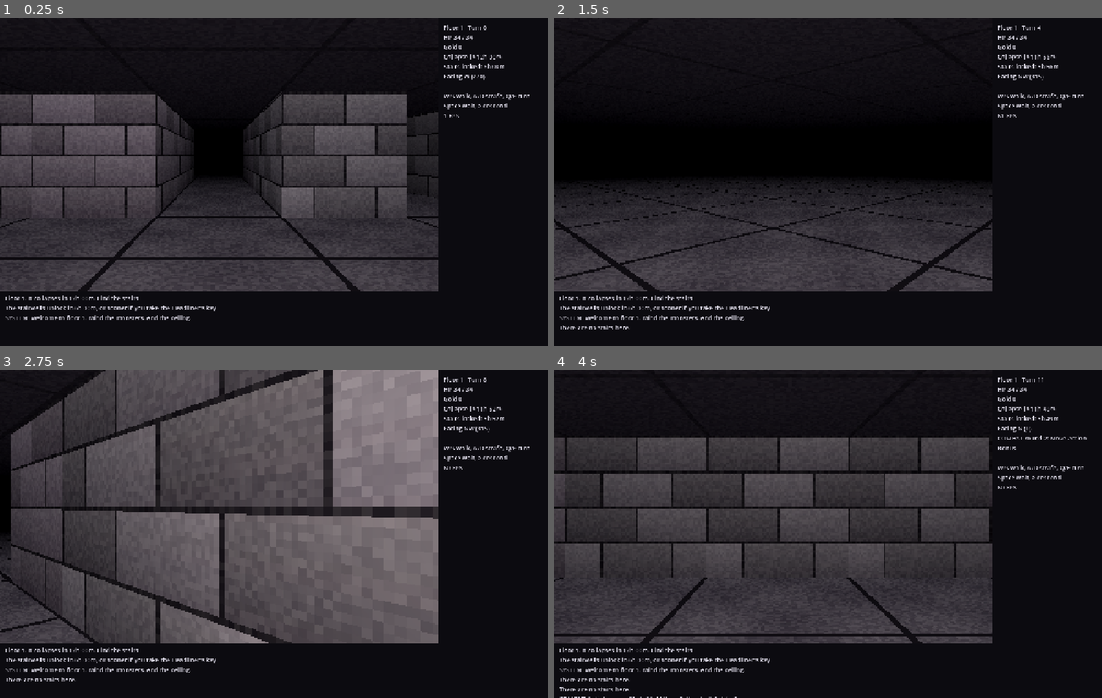
Above: before the commit, frames 1-4 (two rows, left to right).
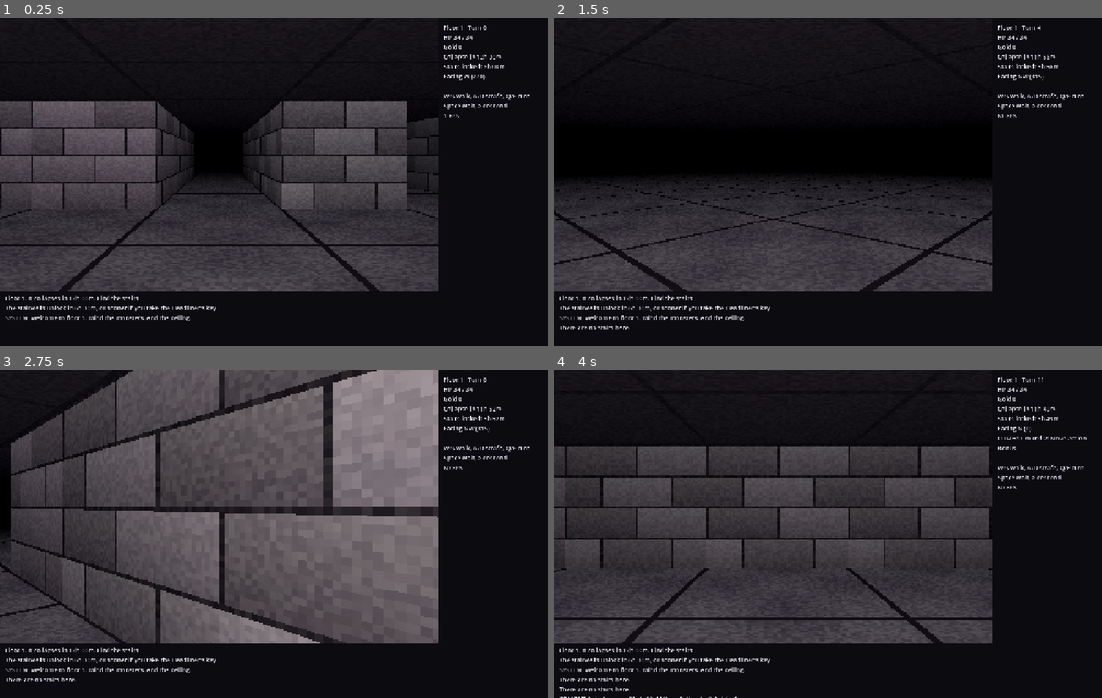
Above: after the commit, the same moments.

Repository: DarylHS/crawl-live
Game: Godot game, scene res://scenes/main.tscn
The game is run twice, just before and just after one commit, with the same random seed, the same clock (stepped at 60 frames per second) and the same inputs.
Inputs (mouse positions are in pixels of both pictures, inside the frame that each line leads up to):
- Up to frame 1 (0.25 s): no input
- Up to frame 2 (1.5 s): tap Enter (descend) at 0.5 s; move the mouse to (948, 165) at 0.52 s; hold D (strafe_right) 0.53-1.25 s; tap Right (move_e) at 0.6 s; click (948, 165) at 0.67 s; tap Space at 0.77 s; drag from (718, 198) to (800, 247) at 1.27 s
- Up to frame 3 (2.75 s): tap Space at 2 s; move the mouse to (328, 461) at 2.02 s; hold D (strafe_right) from 2.03 s (still down); tap Keypad 9 (move_ne) at 2.1 s
- Up to frame 4 (4 s): release D (strafe_right) at 2.75 s; drag from (800, 599) to (663, 484) at 2.77 s; tap Enter (descend) at 3.5 s; move the mouse to (992, 583) at 3.52 s; hold A (strafe_left) from 3.53 s (still down); tap Down (move_s) at 3.6 s; tap Space at 3.77 s

The runs differ from the first frame. In frame 1, 5.9% of the frame differs, in the area x 0-80%, y 23-84%; in frame 2, 3.6%; in frame 3, 6.6%; in frame 4, 7.3%, in the area x 0-80%, y 20-84%.

Commit message:
P4: match Python's proportions (walls 0.875 tiles, eye 0.4375), sprites scale with the wall; plan 10.1 updated, torch flicker deferred to P8
Co-Authored-By: Claude Opus 5.5 <noreply@anthropic.com>
Claude-Session: https://claude.ai/code/session_01YUT57xSoKLGh7Jp2JAwAxb

Diff:
--- a/godot/tests/ui/test_fp_scene.gd
+++ b/godot/tests/ui/test_fp_scene.gd
@@ -145,7 +145,7 @@
 		var eye := v.rig.global_position
 		assert_almost_eq(eye.x, w.player.x + 0.5, 1e-5)
 		assert_almost_eq(eye.z, w.player.y + 0.5, 1e-5)
-		assert_almost_eq(eye.y, 0.5, 1e-6)
+		assert_almost_eq(eye.y, 0.4375, 1e-6)
 		var ahead := v.rig.ahead(1.0) - eye             # tile space: x east, z south
 		var want := Vector3(sin(deg_to_rad(a)), 0.0, -cos(deg_to_rad(a)))
 		assert_almost_eq(ahead.distance_to(want), 0.0, 1e-5, "angle %s" % a)
--- a/godot/ui/fp/floor_mesh_builder.gd
+++ b/godot/ui/fp/floor_mesh_builder.gd
@@ -17,11 +17,17 @@
 ## Vertex colours carry Python's fixed shading: 0.78 on north and south wall faces (the
 ## raycaster's "side 1"), 0.8 on the ceiling. UVs map one 64 x 64 texture per tile face.
 ##
+## Why 0.875: Python's raycaster draws a wall 200 / d pixels tall in a 320 x 200 frame whose
+## horizontal half-width is PLANE = 0.7, so its pixels are not square (vertically it behaves like a
+## half-height of 0.5, horizontally 0.7 * 200 / 320 = 0.4375). With square pixels and the same 70
+## degree horizontal FOV, a wall 0.875 tiles high with the eye at half of it fills exactly the same
+## 200 / d pixels, so the proportions match the pygame view.
+##
 ## The arrays are filled directly (PackedVector3Array and friends) rather than through SurfaceTool:
 ## the same result, several times faster in GDScript. The face counts per slot are stored in the
 ## mesh's "faces" metadata for tests and the build report.
 
-const WALL_H := 1.0                    ## wall height in tiles (the eye is at half of it)
+const WALL_H := 0.875                  ## wall height in tiles (see the note above; the eye is at half of it)
 const SIDE_SHADE := 0.78               ## Python: walls hit on a y side are drawn at 0.78
 const CEILING_SHADE := 0.8             ## Python: the ceiling is drawn at 0.8
 
--- a/godot/ui/fp/fp_camera_rig.gd
+++ b/godot/ui/fp/fp_camera_rig.gd
@@ -7,10 +7,10 @@
 ## (x, EYE_HEIGHT, y), and FpLogic's raycaster angle `a` (0 east, clockwise in tile space) becomes
 ## a yaw about the Y axis (Godot looks down -Z at yaw 0, which is north here).
 ##
-## Port plan 10.1: eye height 0.5 tiles, 70 degree horizontal field of view (2 atan(PLANE)), the
+## Port plan 10.1: eye at half the 0.875-tile wall, 70 degree horizontal field of view (2 atan(PLANE)), the
 ## torch reaching LIGHT = FOV_RADIUS + 0.5 tiles, where the WorldEnvironment fog turns to black.
 
-const EYE_HEIGHT := 0.5
+const EYE_HEIGHT := FloorMeshBuilder.WALL_H / 2.0   ## 0.4375 tiles: half the wall
 
 @onready var camera: Camera3D = $Camera
 @onready var torch: OmniLight3D = $Torch
--- a/godot/ui/fp/fp_markers.gd
+++ b/godot/ui/fp/fp_markers.gd
@@ -8,7 +8,8 @@
 ## furniture. Sizes follow the art bible (monsters 0.62-0.71 tiles by HP, Acts 0.85 / 0.95,
 ## Headliners 1.0, pets 0.5, furniture 0.75, items 0.32), feet on the floor, only what the player
 ## can see (world.visible), as the Python view draws them. Sprites are billboards that turn about
-## Y only, nearest-filtered, binary alpha.
+## Y only, nearest-filtered, binary alpha. Sizes are fractions of the wall height
+## (FloorMeshBuilder.WALL_H), as Python sizes sprites against its 200 / d wall.
 
 const OUTLINE := Color8(14, 12, 18)
 
@@ -63,10 +64,11 @@
 			continue
 		var tile: Vector2i = specs[i][0]
 		var tex: Texture2D = specs[i][1]
-		var size_v: float = specs[i][2]
+		var size_v: float = float(specs[i][2]) * FloorMeshBuilder.WALL_H   # Python: scale x wall height
+		var lift: float = float(specs[i][3]) * FloorMeshBuilder.WALL_H
 		s.texture = tex
 		s.pixel_size = size_v / tex.get_height()
-		s.position = Vector3(tile.x + 0.5, size_v / 2.0 + float(specs[i][3]), tile.y + 0.5)
+		s.position = Vector3(tile.x + 0.5, size_v / 2.0 + lift, tile.y + 0.5)
 	shown = specs.size()
 
 
Not shown, changed: docs/port-plan.md
